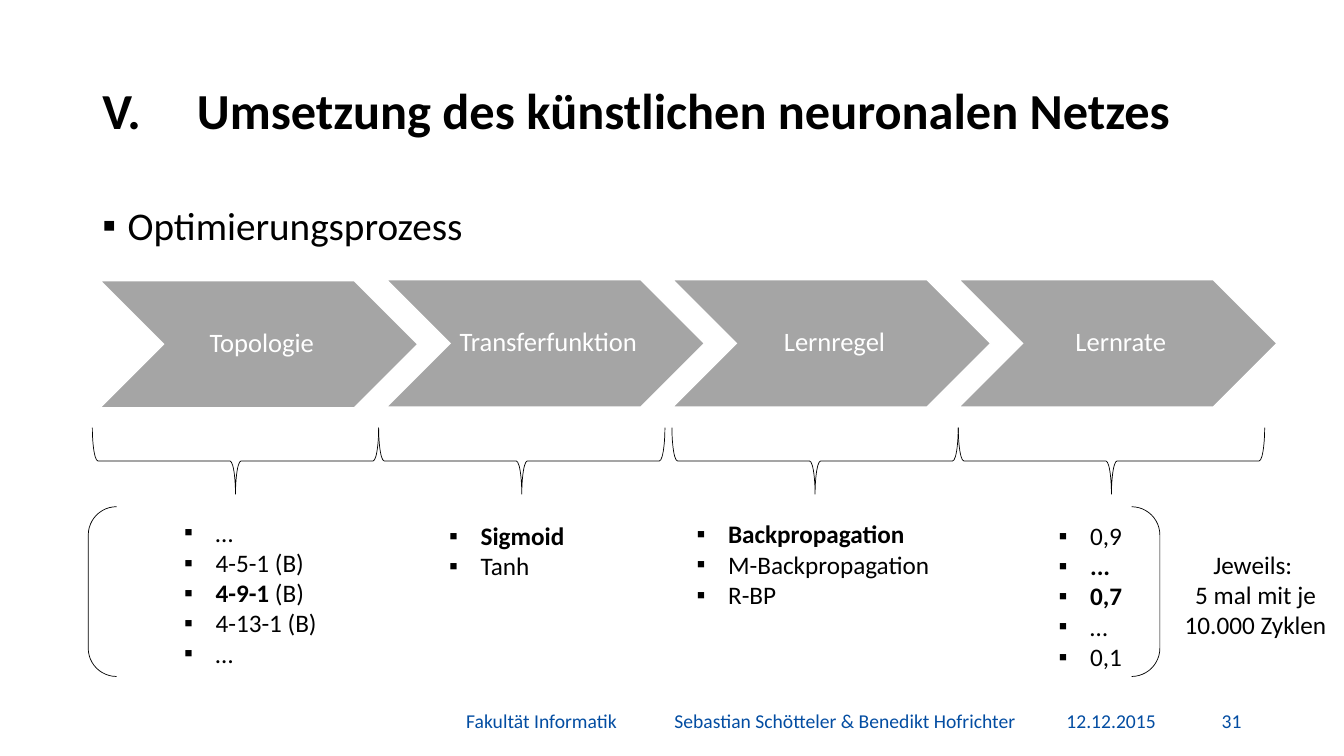
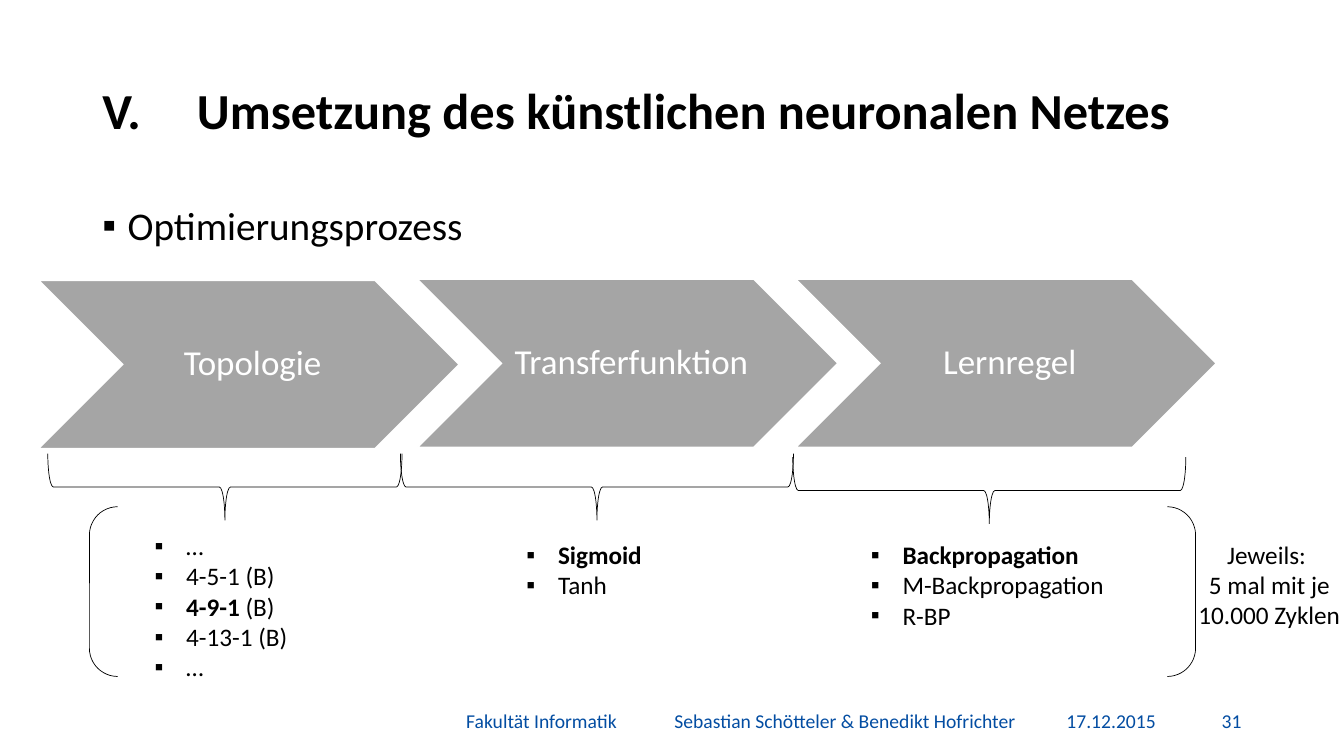
Before and after one commit to BenediktGitGit/soco15, a slide deck: slide 32 of 3b_Vortrag/Präsentation.pptx. Drawn at 1344x756 pixels with LibreOffice and Linux fonts; fonts in the diff are those of the drawing; background and template pictures are left out. Boxes give left, top, right and bottom in pixels: in the first picture for what was removed or moved away, otherwise in the second. Text is boxed around its words. In the diff, an @@ line names an element or a change of style, - is before the commit and + after.

Commit message:
Update Präsentation

```diff
--- a/3b_Vortrag/Präsentation.pptx
+++ b/3b_Vortrag/Präsentation.pptx
@@ chevron: place and size @@
-chevron at [100, 280, 418, 407]
+chevron at [38, 280, 459, 449]
@@ text "Topologie": place and size @@
-text "Topologie" at [210, 333, 314, 357]
+text "Topologie" at [184, 351, 321, 381]
@@ chevron: place and size @@
-chevron at [386, 280, 705, 407]
+chevron at [417, 279, 838, 448]
@@ text "Transferfunktion": place and size @@
-text "Transferfunktion" at [460, 332, 637, 351]
+text "Transferfunktion" at [515, 350, 749, 374]
@@ chevron removed at [673, 280, 991, 407] @@
@@ chevron: place and size @@
-chevron at [959, 280, 1277, 407]
+chevron at [797, 279, 1217, 448]
@@ size 19 to 25 pt; more space between paragraphs in 3 elements at [184, 351, 321, 381], [515, 350, 749, 374], [943, 350, 1076, 380] @@
@@ text "Lernregel": place and size @@
-text "Lernregel" at [784, 332, 885, 356]
+text "Lernregel" at [943, 350, 1076, 380]
@@ text removed at [1075, 334, 1165, 351] @@
-Lernrate
@@ left brace removed at [673, 427, 959, 494] @@
@@ left brace: place and size @@
-left brace at [93, 427, 379, 494]
+left brace at [48, 453, 402, 520]
@@ left brace: place and size @@
-left brace at [379, 427, 665, 494]
+left brace at [400, 454, 793, 520]
@@ left brace: place and size @@
-left brace at [959, 427, 1265, 494]
+left brace at [792, 458, 1186, 524]
@@ bracket pair: place and size @@
-bracket pair at [89, 507, 1160, 677]
+bracket pair at [90, 507, 1196, 677]
@@ text "…": place and size @@
-text "…" at [216, 553, 317, 636]
+text "…" at [186, 566, 287, 650]
@@ text "Sigmoid": place and size @@
-text "Sigmoid" at [481, 527, 565, 575]
+text "Sigmoid" at [558, 546, 642, 594]
@@ text "Backpropagation": place and size @@
-text "Backpropagation" at [728, 525, 929, 604]
+text "Backpropagation" at [903, 546, 1104, 625]
@@ text removed at [1090, 528, 1122, 669] @@
-▪ 0,9
-▪ ...
-▪ 0,7
-▪ …
-▪ 0,1
@@ text "Jeweils:": place and size @@
-text "Jeweils:" at [1185, 556, 1327, 638]
+text "Jeweils:" at [1198, 546, 1340, 628]
@@ text at [1066, 715, 1155, 728]: text changed @@
-12.12.2015
+17.12.2015
```
Also in this commit, not shown: 51 other slides changed, 1 slide added, 3 other files.
